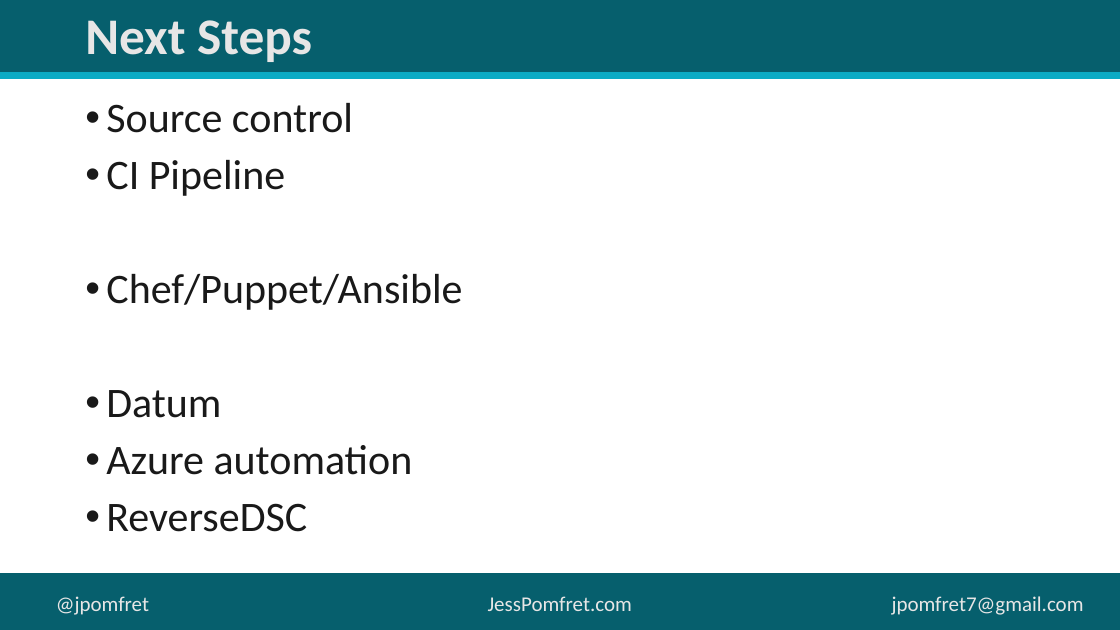
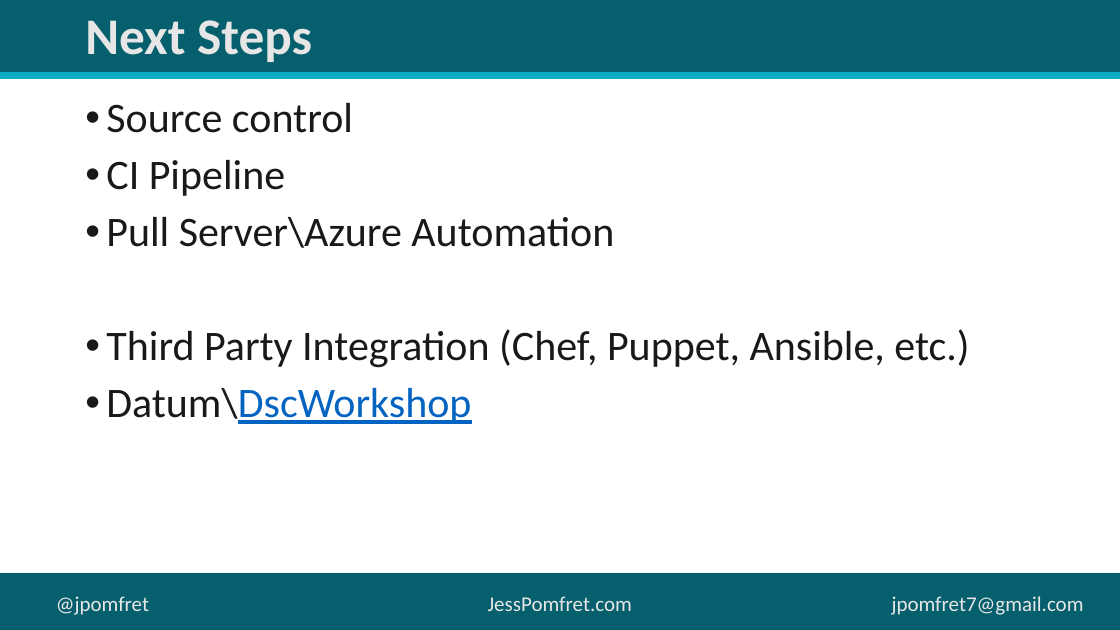
Before and after one commit to jpomfret/demos, a slide deck: slide 35 of DSC_SQLServer/Desired State Configuration.pptx (slide 33 before the commit). Drawn at 1120x630 pixels with LibreOffice and Linux fonts; fonts in the diff are those of the drawing; background and template pictures are left out. Boxes give left, top, right and bottom in pixels: in the first picture for what was removed or moved away, otherwise in the second. Text is boxed around its words. In the diff, an @@ line names an element or a change of style, - is before the commit and + after.

```diff
--- a/DSC_SQLServer/Desired State Configuration.pptx
+++ b/DSC_SQLServer/Desired State Configuration.pptx
@@ text at <box>106,217,969,424</box>: text changed @@
-• Chef/Puppet/Ansible
-• Datum
-• Azure automation
-• ReverseDSC
+• Pull Server\Azure Automation
+• Third Party Integration (Chef, Puppet, Ansible, etc.)
+• Datum\DscWorkshop
```
Also in this commit, not shown: 4 other slides changed, 4 slides added, 4 slides removed, 5 other files.
